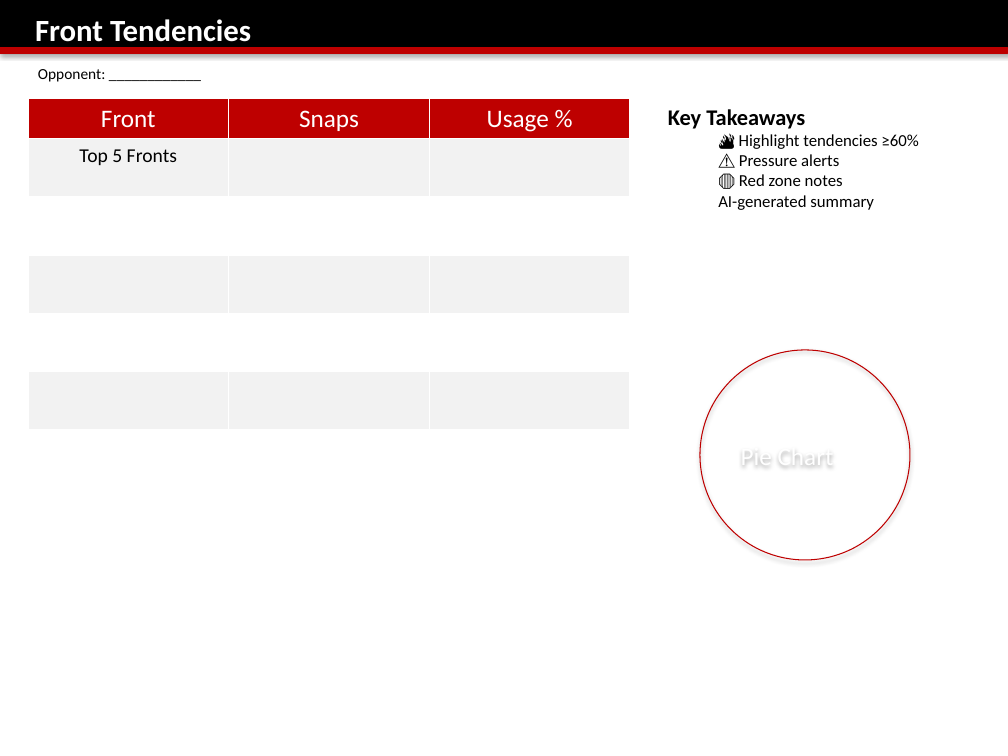
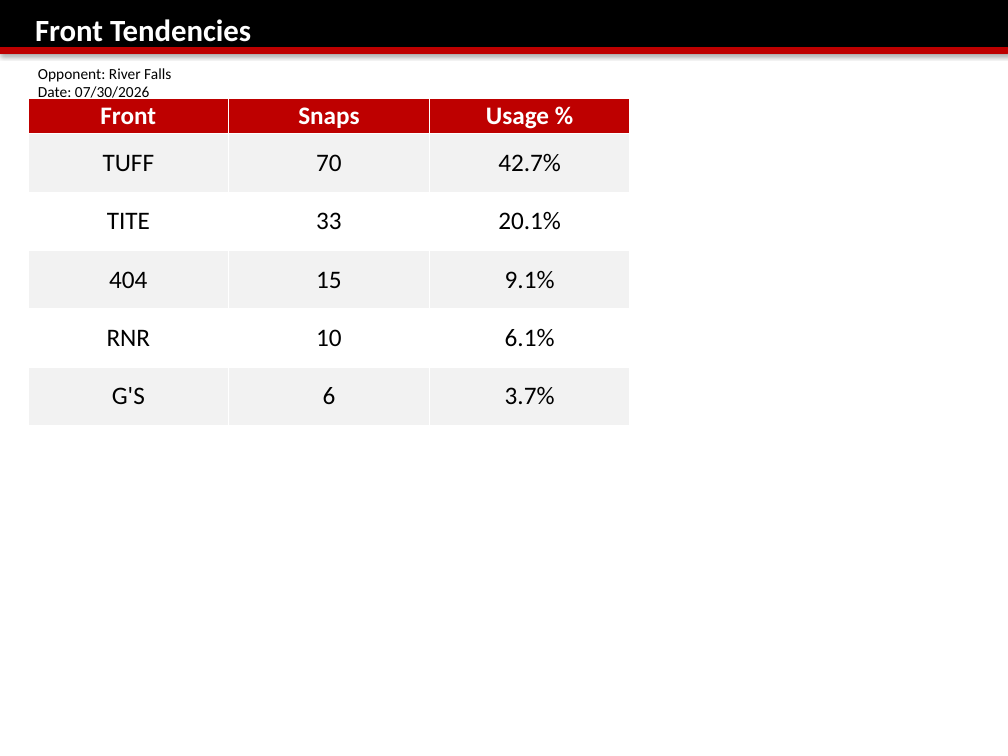
Before and after one commit to coacheigenberger/app-based-off-report, a slide deck: slide 1 of MASTER DEF Breakdown Template.pptx. Drawn at 1008x756 pixels with LibreOffice and Linux fonts; fonts in the diff are those of the drawing; background and template pictures are left out. Boxes give left, top, right and bottom in pixels: in the first picture for what was removed or moved away, otherwise in the second. Text is boxed around its words. In the diff, an @@ line names an element or a change of style, - is before the commit and + after.

```diff
--- a/MASTER DEF Breakdown Template.pptx
+++ b/MASTER DEF Breakdown Template.pptx
@@ text at [38, 68, 171, 102]: text changed @@
-Opponent: ____________
+Opponent: River Falls Date: 07/30/2026
@@ table at [28, 98, 630, 425] @@
-row 2: Top 5 Fronts |  | 
+row 2: TUFF | 70 | 42.7%
-row 3:  |  | 
+row 3: TITE | 33 | 20.1%
-row 4:  |  | 
+row 4: 404 | 15 | 9.1%
-row 5:  |  | 
+row 5: RNR | 10 | 6.1%
-row 6:  |  | 
+row 6: G'S | 6 | 3.7%
@@ bold on in "Front", "Snaps", "Usage %" @@
@@ text removed at [668, 109, 918, 210] @@
-Key Takeaways
-  🔥 Highlight tendencies ≥60%
-  ⚠️ Pressure alerts
-  🛑 Red zone notes
-  AI-generated summary
@@ ellipse removed at [700, 350, 909, 559] @@
-Pie Chart
```
Also in this commit, not shown: 5 other slides changed, 2 other files.
